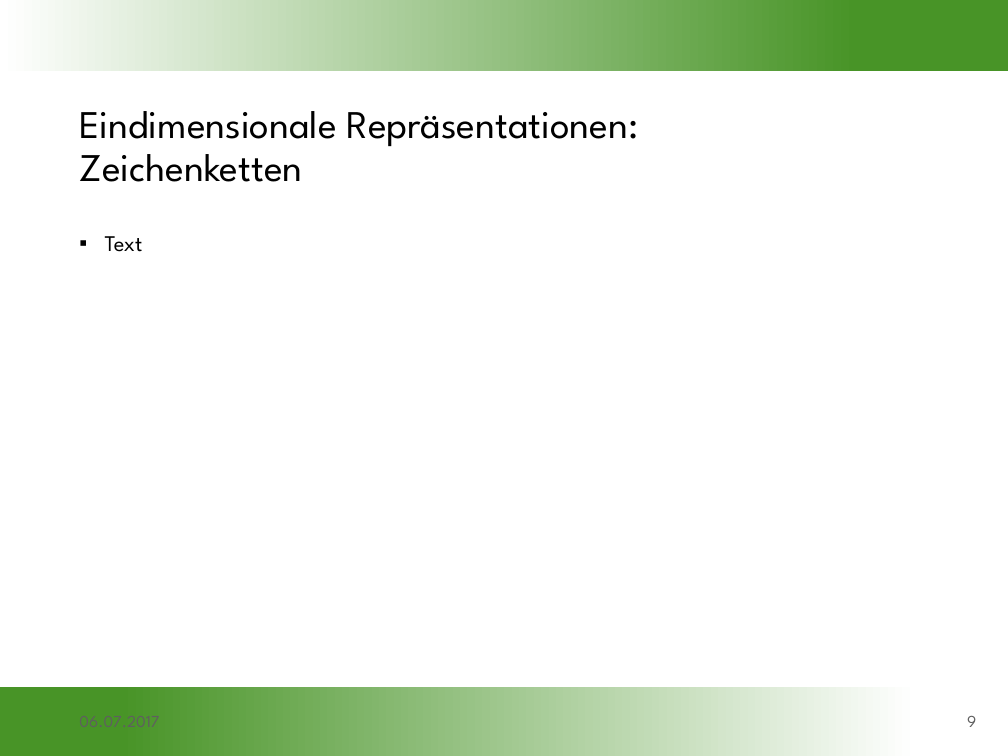
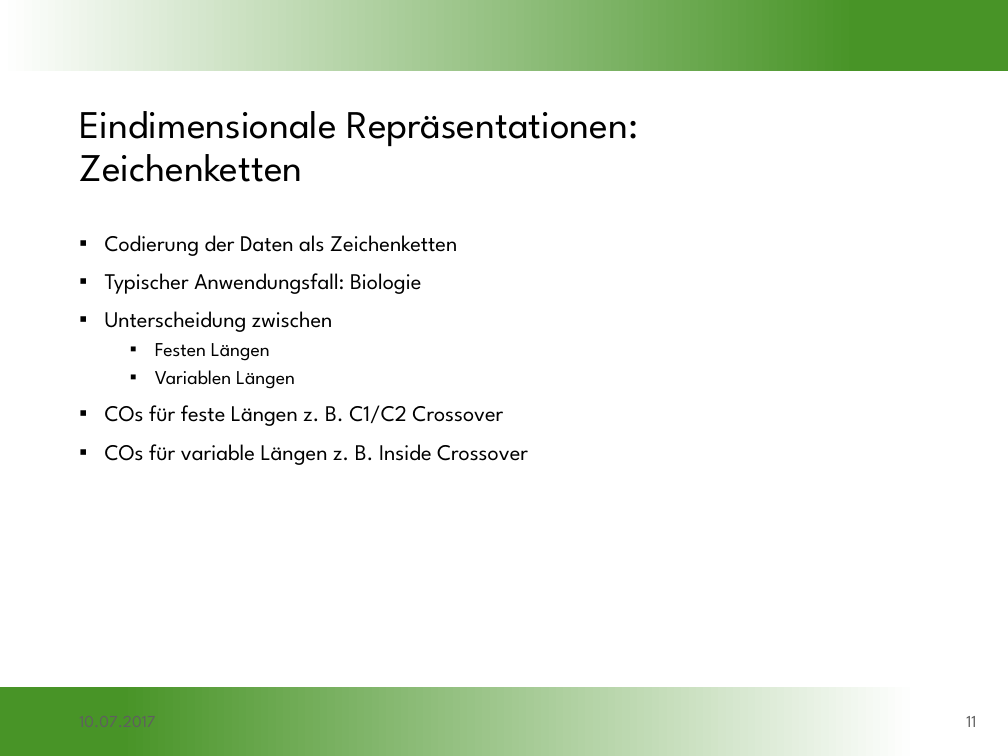
Before and after one commit to gobo7793/OC-Seminar, a slide deck: slide 11 of Vortragsfolien.pptx (slide 9 before the commit). Drawn at 1008x756 pixels with LibreOffice and Linux fonts; fonts in the diff are those of the drawing; background and template pictures are left out. Boxes give left, top, right and bottom in pixels: in the first picture for what was removed or moved away, otherwise in the second. Text is boxed around its words. In the diff, an @@ line names an element or a change of style, - is before the commit and + after.

```diff
--- a/Vortragsfolien.pptx
+++ b/Vortragsfolien.pptx
@@ text at (105, 235, 528, 465): text changed @@
-▪ Text
+▪ Codierung der Daten als Zeichenketten
+▪ Typischer Anwendungsfall: Biologie
+▪ Unterscheidung zwischen
+  ▪ Festen Längen
+  ▪ Variablen Längen
+▪ COs für feste Längen z. B. C1/C2 Crossover
+▪ COs für variable Längen z. B. Inside Crossover
@@ text at (70, 701, 296, 741): text changed @@
-06.07.2017
+10.07.2017
@@ page number at (966, 716, 976, 727): text changed @@
-9
+11
```
Also in this commit, not shown: 13 other slides changed, 2 slides added, 1 slide removed.
